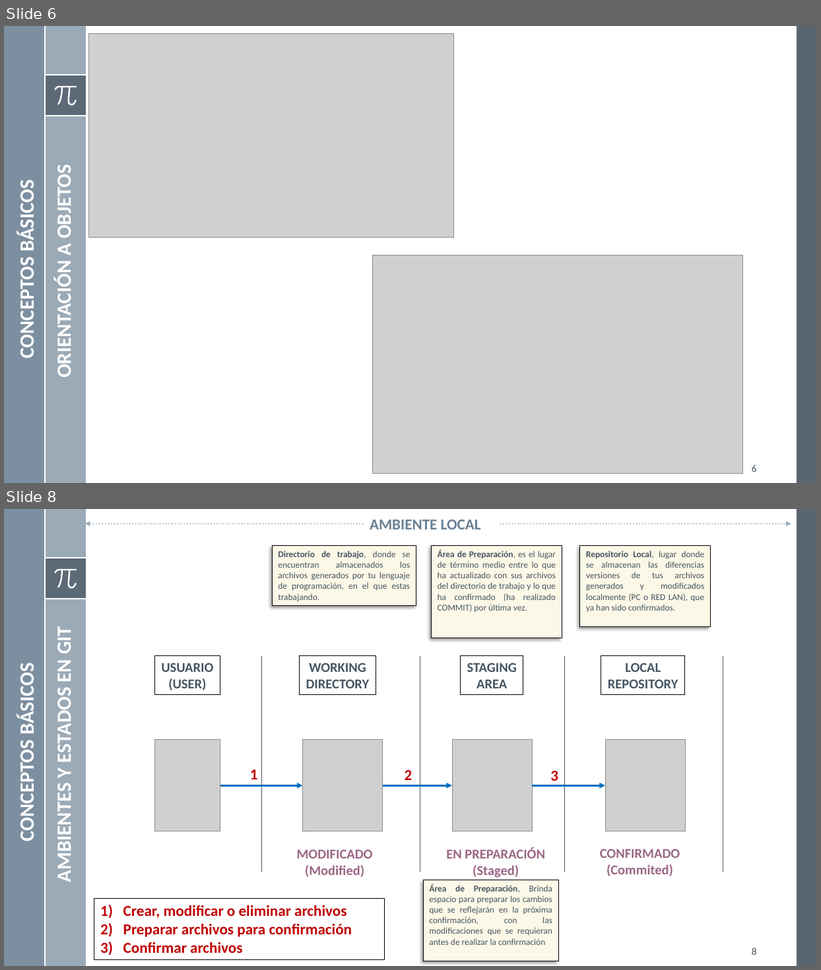
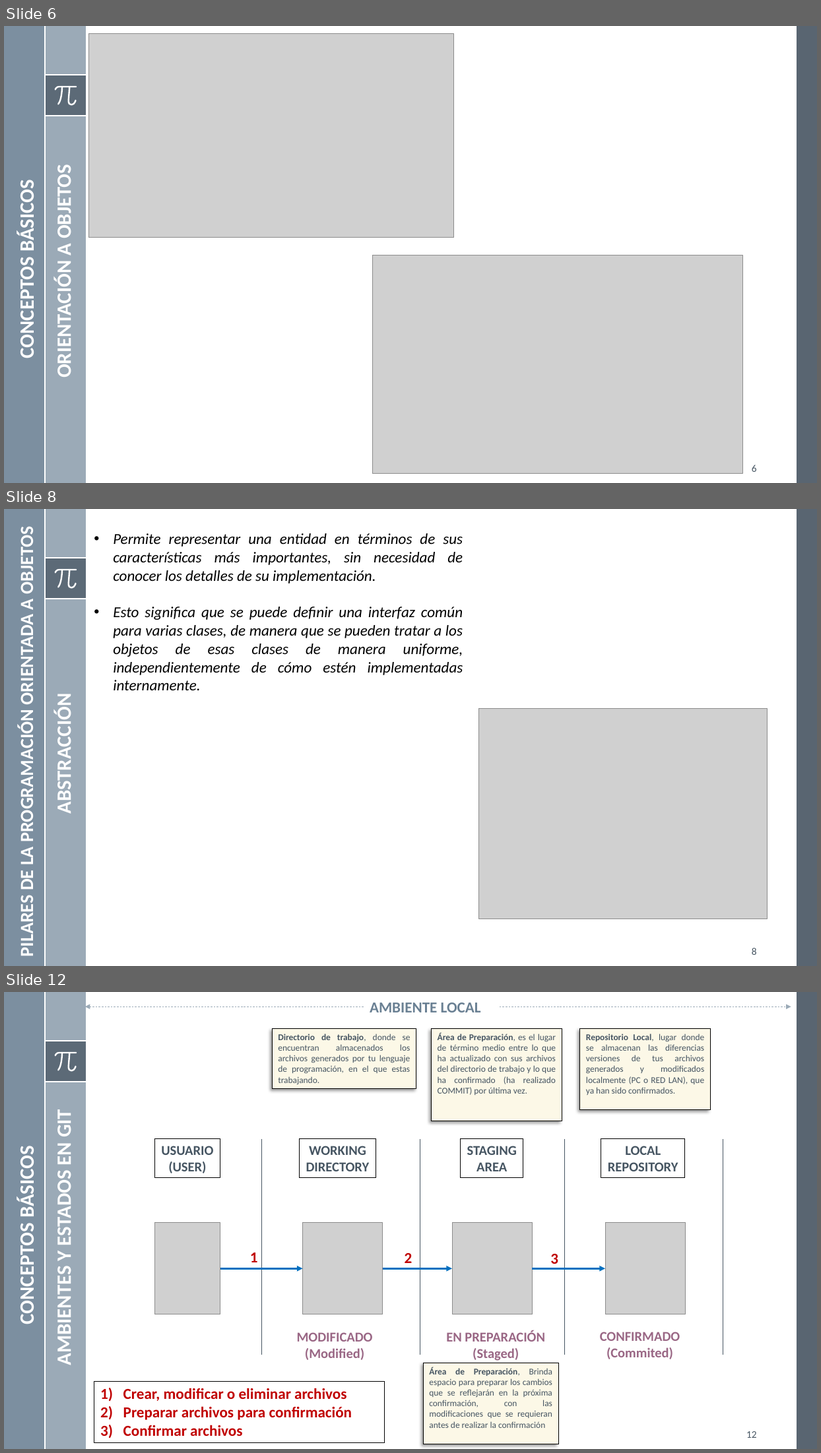
Before and after one commit to mgutierreza/Know, a slide deck: Programacion/POO/POO.pptx. Shown one above the other, each under a label of ours: slides 6 and 8 before the commit, slides 6, 8 and 12 after it; the slides between them are not shown. The pictures are 821x970 and 821x1453 pixels, drawn with LibreOffice and Linux fonts; fonts in the diff are those of the drawing; grey boxes stand for pictures. Boxes give left, top, right and bottom in pixels: in the first picture for what was removed or moved away, otherwise in the second. Text is boxed around its words. In the diff, an @@ line names an element or a change of style, - is before the commit and + after.

Commit message:
Carga de pilares de programacion OO
Carga de pilares de programacion OO

```diff
--- a/Programacion/POO/POO.pptx
+++ b/Programacion/POO/POO.pptx
@@ slide 8 added at [4, 509, 817, 966], background #FFFFFF; not listed: 8 template elements that a slide beside it also shows @@
@@ text added at [15, 533, 38, 955], 22 pt, text #FFFFFF, bold @@
+PILARES DE LA PROGRAMACIÓN ORIENTADA A OBJETOS
@@ text added at [113, 533, 463, 691], 18 pt, text #000000, italic @@
+• Permite representar una entidad en términos de sus características más importantes, sin necesidad de conocer los detalles de su implementación.
+• Esto significa que se puede definir una interfaz común para varias clases, de manera que se pueden tratar a los objetos de esas clases de manera uniforme, independientemente de cómo estén implementadas internamente.
@@ text added at [52, 707, 77, 811], 24 pt, text #FFFFFF, bold @@
+ABSTRACCIÓN
@@ picture added at [479, 709, 767, 920] @@
@@ page number added at [752, 948, 757, 955], 12 pt, text #465562 @@
+8
@@ what was slide 8 is now slide 12 @@
@@ page number at [746, 1432, 757, 1438]: text changed @@
-8
+12
```
Also in this commit, not shown: 1 slide changed, 3 other slides added.
